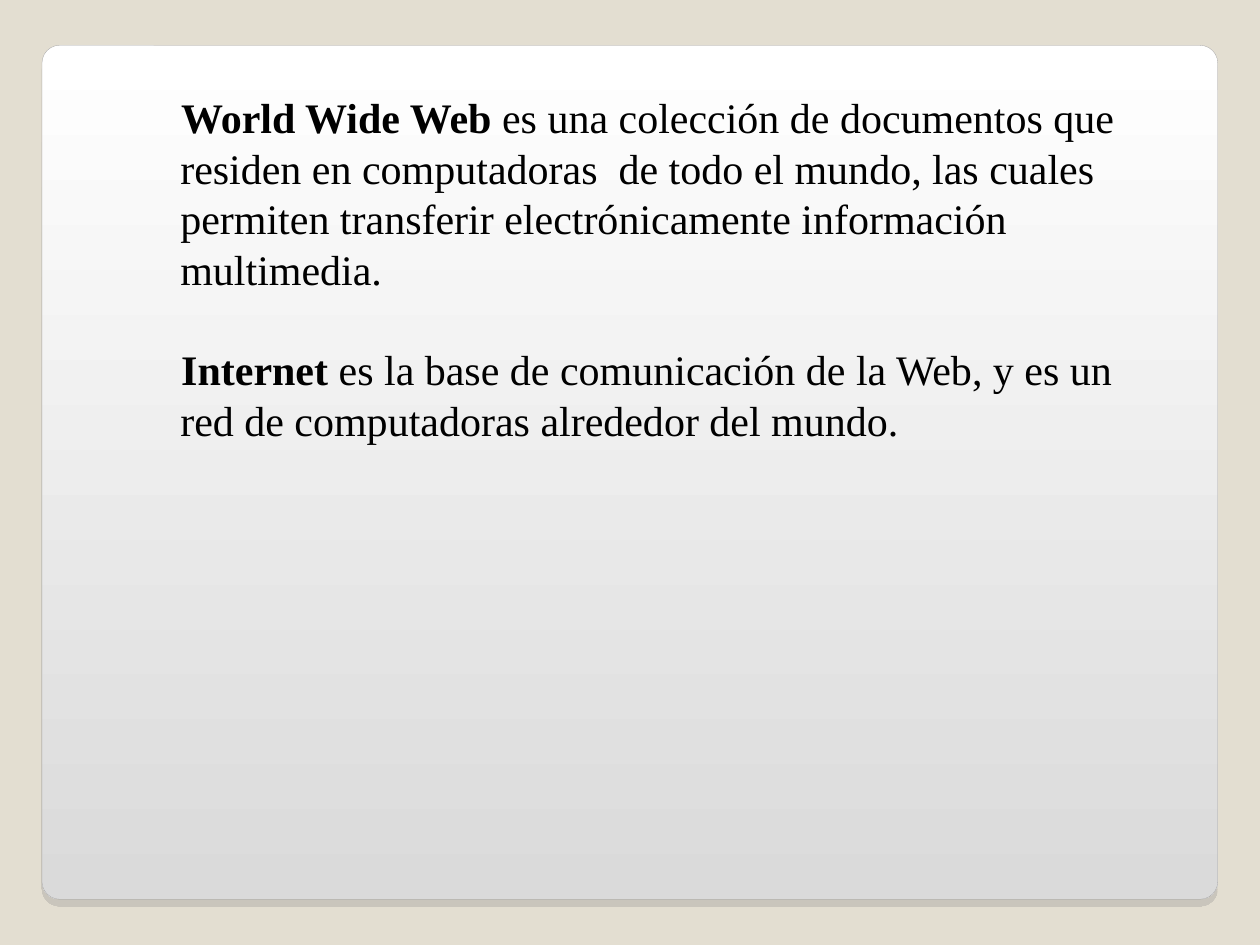
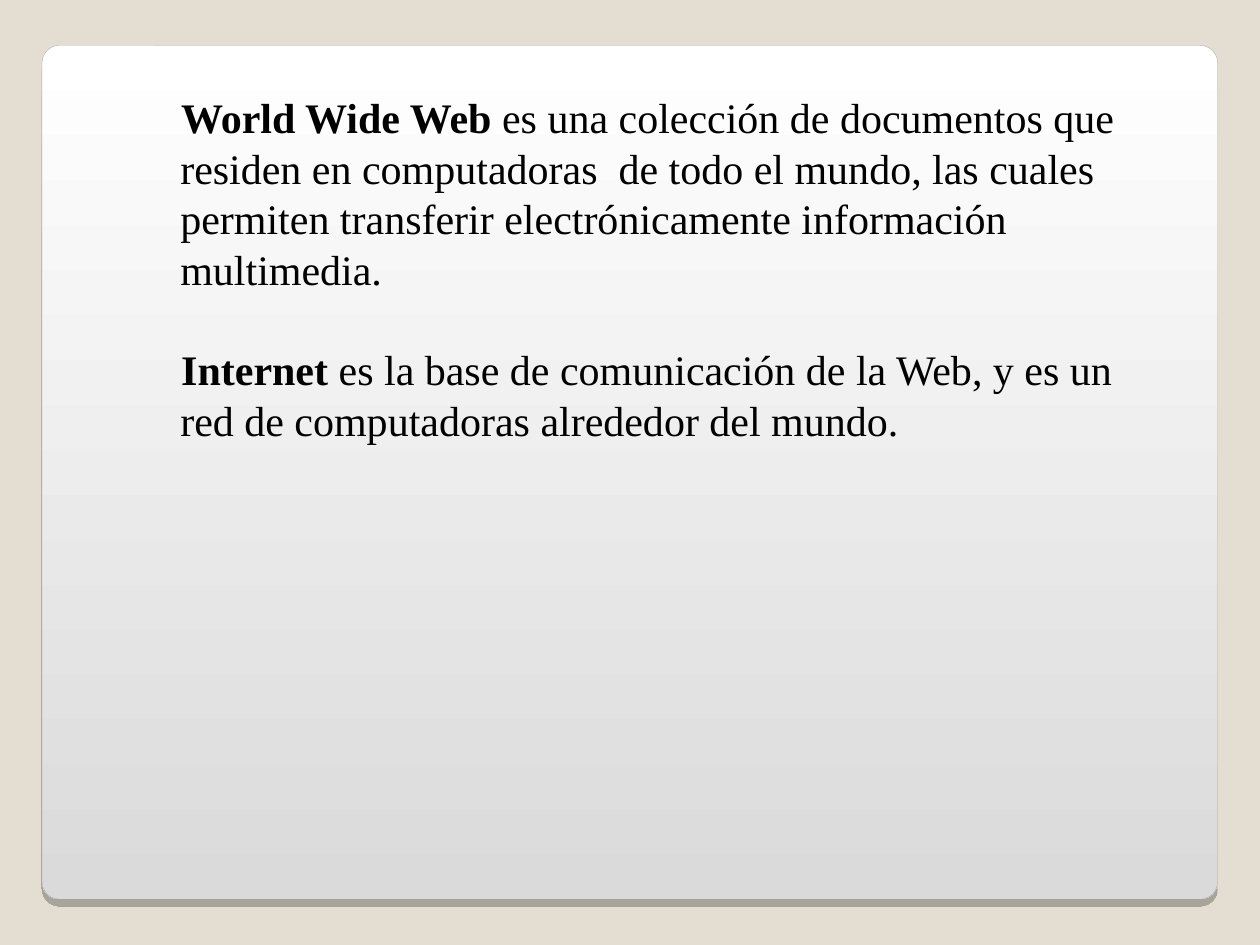
Before and after one commit to fhca/ProgWeb, a slide deck: slide 2 of PRESENTA/Tema 1 WEB Introduccion.ppt. Drawn at 1260x945 pixels with LibreOffice and Linux fonts; fonts in the diff are those of the drawing; background and template pictures are left out. Boxes give left, top, right and bottom in pixels: in the first picture for what was removed or moved away, otherwise in the second. Text is boxed around its words. In the diff, an @@ line names an element or a change of style, - is before the commit and + after.

```diff
--- a/PRESENTA/Tema 1 WEB Introduccion.ppt
+++ b/PRESENTA/Tema 1 WEB Introduccion.ppt
@@ rounded rectangle at (x1=42, y1=45, x2=1217, y2=900): shadow changed @@
```
Also in this commit, not shown: 14 other slides changed, 2 slides removed, 9 other files.
